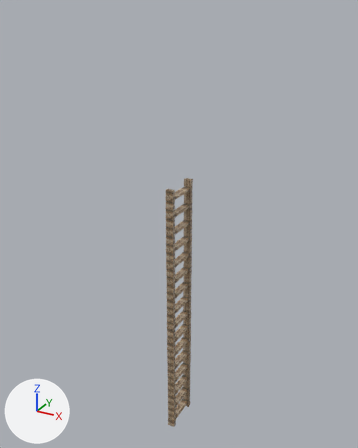
A saved change to the Blender file resources/models/ladder.blend.
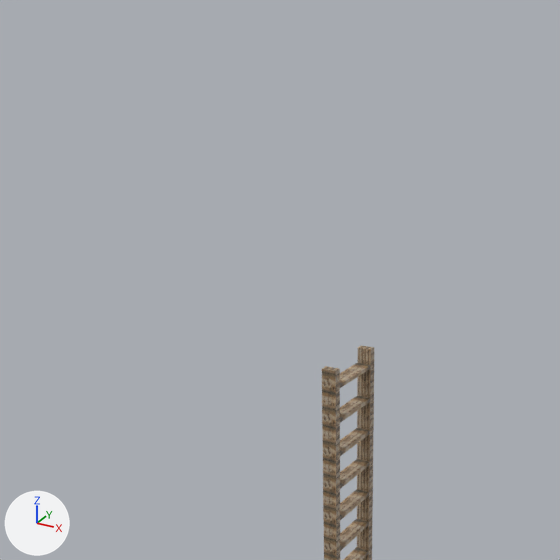
Old and new are each drawn whole from a 50 mm camera at (5.41, -9.85, 11.09) aimed at (-0.15, 0.24, 6.04) and again close up on the part from 0% to 80% of the width and 0% to 64% of the height. The lights are fixed; the arrows at lower left show +X, +Y and +Z.
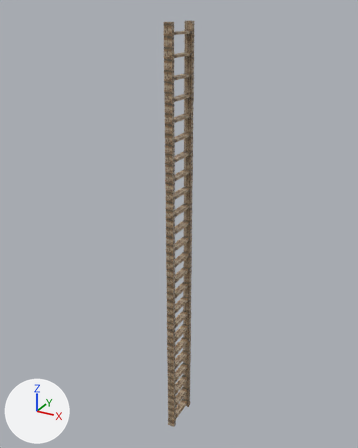
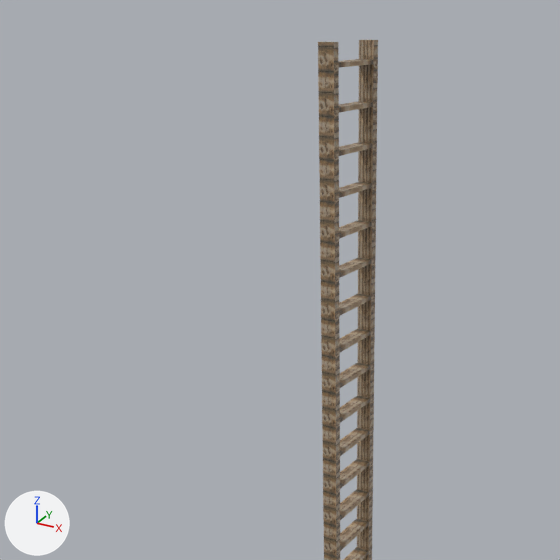
Changed parts and their boxes (x1, y1, x2, y2) in the close-ups (560 x 560 px):
'Plane', modifiers changed, rescaled
    before: (322, 345, 374, 560)
    after: (318, 40, 378, 560)

The change in detail:
me_plane has 26 vertices, 22 faces and spans x -1.0..1.0, y 0.0..1.25, z 0.0..1.8.
me_plane is used by ob_plane; location (0.0, 0.0, 0.0); scale (0.0938, 0.4, 0.25).
me_plane part 1: the whole mesh is scaled about the mesh origin by (0.0938, 0.4, 0.25).
Object 'Plane' (ob_plane) is rescaled from (0.0938, 0.4, 0.25) to (1.0, 1.0, 1.0).
Object 'Plane' (ob_plane) has a ARRAY modifier named 'Array'.
On modifier 'Array' of object 'Plane' (ob_plane), count goes from 16 to 24.
